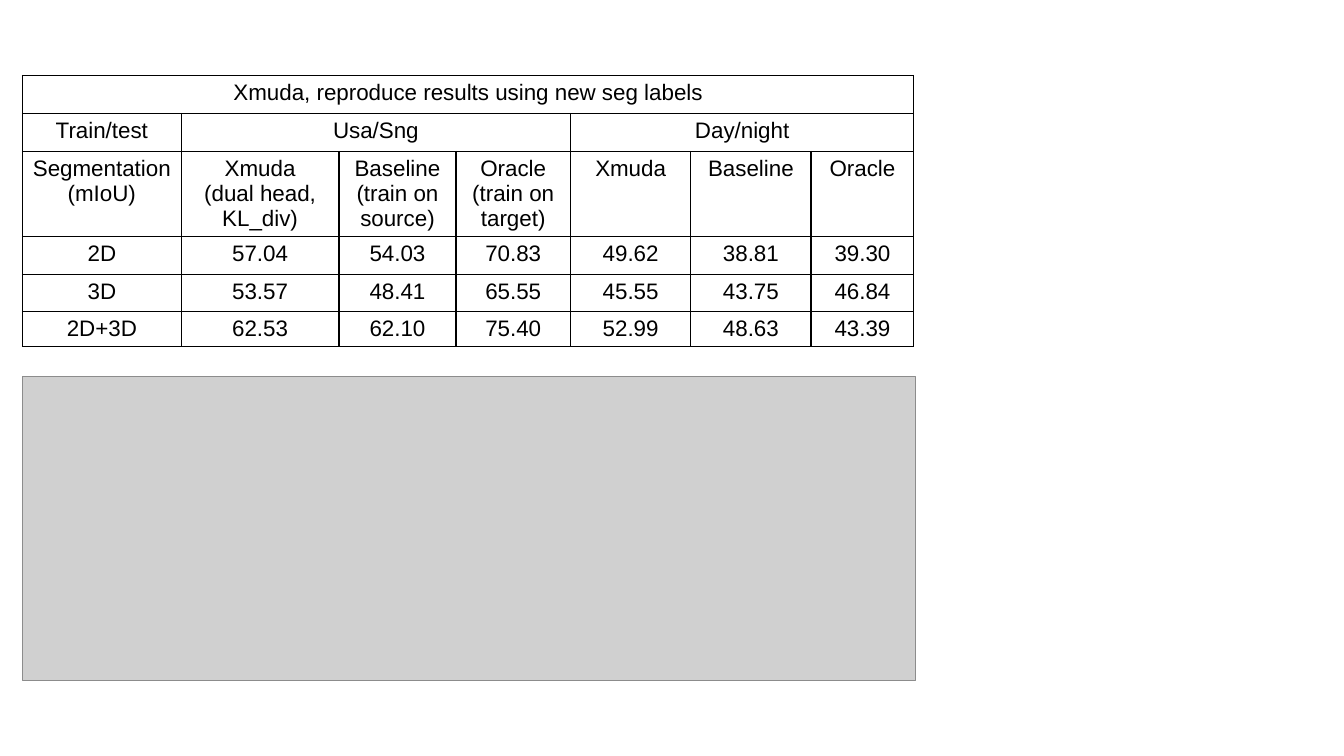
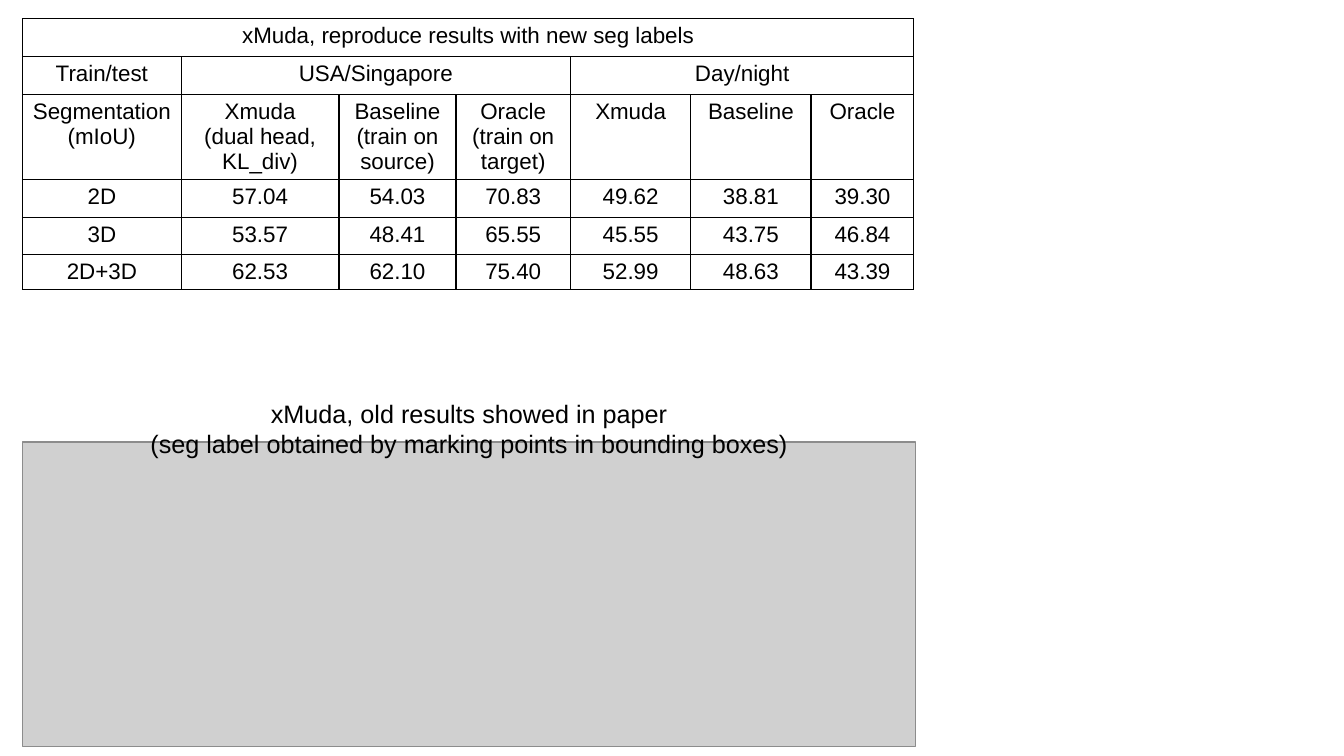
Before and after one commit to XYHC-MMDA/Multi-modal-Multi-task-DA, a slide deck: slide 24 of demo/latest.pptx. Drawn at 1344x756 pixels with LibreOffice and Linux fonts; fonts in the diff are those of the drawing; grey boxes stand for pictures. Boxes give left, top, right and bottom in pixels: in the first picture for what was removed or moved away, otherwise in the second. Text is boxed around its words. In the diff, an @@ line names an element or a change of style, - is before the commit and + after.

```diff
--- a/demo/latest.pptx
+++ b/demo/latest.pptx
@@ table at (x1=22, y1=18, x2=912, y2=297) @@
-row 1, column 1: Xmuda, reproduce results using new seg labels
+row 1, column 1: xMuda, reproduce results with new seg labels
-row 2, column 2: Usa/Sng
+row 2, column 2: USA/Singapore
@@ table moved from (x1=22, y1=76, x2=912, y2=355) to (x1=22, y1=18, x2=912, y2=297) @@
@@ text added at (x1=150, y1=404, x2=788, y2=459), 18 pt, text #000000 @@
+xMuda, old results showed in paper
+(seg label obtained by marking points in bounding boxes)
@@ picture moved from (x1=22, y1=376, x2=915, y2=681) to (x1=22, y1=443, x2=915, y2=747) @@
```
Also in this commit, not shown: 7 other slides changed, 4 slides added, 4 slides removed.
